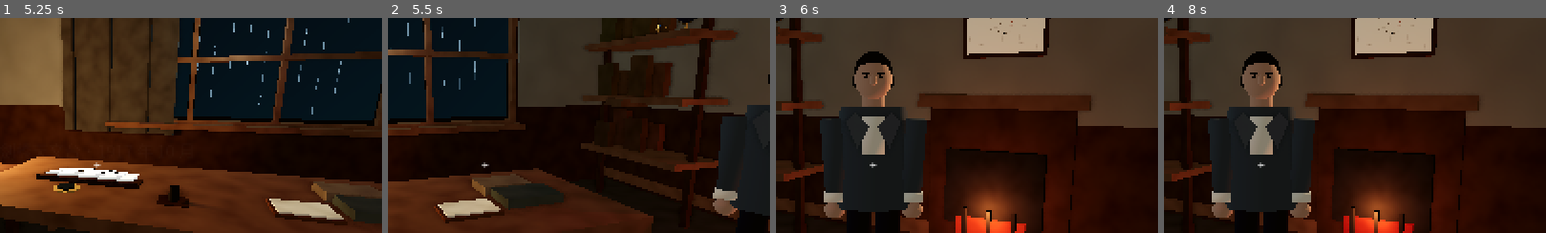
Above: before the commit, frames 1-4 (left to right).
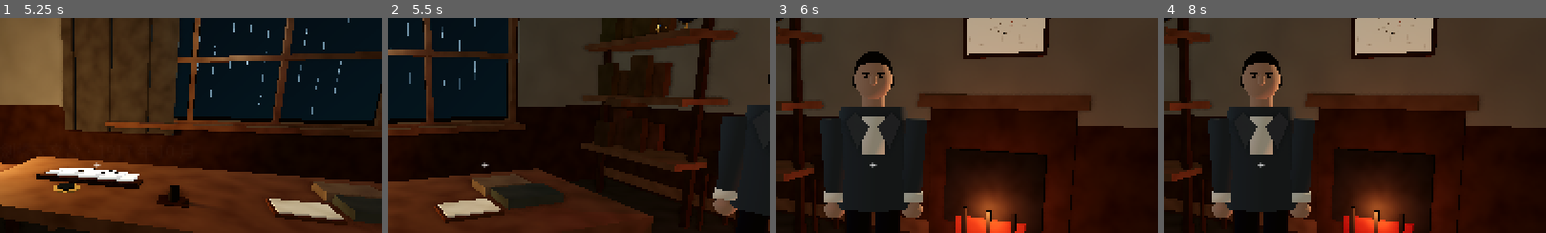
Above: after the commit, the same moments.

Repository: nurockplayer/eddington-1919
Game: Godot game, scene res://scenes/main.tscn
The game is run twice, just before and just after one commit, with the same random seed, the same clock (stepped at 60 frames per second) and the same inputs.
Inputs (mouse positions are % of the whole screen's width and height, from its top left):
- Up to frame 1 (5.25 s): click "序章 劍橋，1917" at 0.5 s; tap Enter (ui_accept) at 1.25, 1.52, 2.75, 3.5, 4.25, 4.52 s; move the mouse to (72, 45) at 1.27 s; hold D (move_right) 1.28-2 s; hold E (interact) 1.28-2 s; click (72, 45) at 1.42 s; drag from (30, 55) to (45, 70) at 2.02 s; move the mouse to (60, 28) at 2.77 s; hold D (move_right) 2.78-3.5 s; tap Left (look_left) at 2.85 s; drag from (45, 70) to (20, 35) at 3.52 s; move the mouse to (80, 65) at 4.27 s; hold A (move_left) 4.28-5 s; tap Up (look_up) at 4.35 s; drag from (20, 35) to (35, 25) at 5.02 s
- Up to frame 2 (5.5 s): no input
- Up to frame 3 (6 s): move the mouse to (55, 50) at 5.77 s; hold S (move_back) from 5.78 s (still down); hold Space (shutter) from 5.78 s (still down); click (55, 50) at 5.92 s
- Up to frame 4 (8 s): release S (move_back) at 6.5 s; release Space (shutter) at 6.5 s; tap Enter (ui_accept) at 6.5 s; drag from (35, 25) to (30, 55) at 6.52 s; click "1. 「那你的糖呢？」" at 7.25 s
The pictures show only the part of the screen within x 37-87%, y 16-66%; the shares and areas given below are measured in that part.

Frame 1 is identical in both runs. In frame 2, 0.2% of the frame differs, in the area x 81-92%, y 65-95%; in frame 3, 0.2%; in frame 4, 0.2%.

Commit message:
decor: a table-top gramophone for the Cambridge room
A side table at the east wall, a hornless cabinet, a green-felt turntable
with a shellac disc and a dark label, and a brass tone arm. spin_gramophone
turns the turntable at 78 rpm only while the record plays.

Co-Authored-By: DeepSeek-V4.1-Flash <noreply@deepseek.com>

Diff:
--- a/scripts/cambridge/star_decor.gd
+++ b/scripts/cambridge/star_decor.gd
@@ -41,7 +41,8 @@
 
 
 static func build(w, brass: Color, dark_wood: Color) -> Dictionary:
-	return {"globe": _globe(w, brass, dark_wood), "chart": _chart(w, dark_wood), "orrery": _orrery(w, brass, dark_wood)}
+	return {"globe": _globe(w, brass, dark_wood), "chart": _chart(w, dark_wood),
+		"orrery": _orrery(w, brass, dark_wood), "gramophone": _gramophone(w, brass, dark_wood)}
 
 
 ## Turn every arm to time t (seconds); the Moon circles the Earth on its own arm.
@@ -99,6 +100,44 @@
 	return orrery
 
 
+## 78 rpm while the record plays; the turntable stands still otherwise.
+static func spin_gramophone(g: Node3D, delta: float, playing: bool) -> void:
+	if not playing:
+		return
+	var turntable := g.get_node_or_null("Turntable") as Node3D
+	if turntable:
+		turntable.rotation.y = fposmod(turntable.rotation.y + TAU * 78.0 / 60.0 * delta, TAU)
+
+
+static func _gramophone(w, brass: Color, dark_wood: Color) -> Node3D:
+	# Music round 2 (proposal): on a side table against the east wall, between the
+	# shelf (z -1.35) and the fireplace (z 1.35). The front faces -x, into the room.
+	var g := Node3D.new()
+	g.name = "Gramophone"
+	g.position = Vector3(3.95, 0, -0.25)
+	g.rotation.y = PI * 0.5
+	w.root.add_child(g)
+	w.box(Vector3(0.5, 0.04, 0.5), Vector3(0, 0.70, 0), dark_wood, g)
+	for x in [-0.21, 0.21]:
+		for z in [-0.21, 0.21]:
+			w.box(Vector3(0.04, 0.68, 0.04), Vector3(x, 0.34, z), dark_wood, g, false)
+	# Hornless table-top cabinet, lid closed.
+	w.box(Vector3(0.42, 0.20, 0.42), Vector3(0, 0.82, 0), dark_wood, g)
+	var turntable := Node3D.new()
+	turntable.name = "Turntable"
+	turntable.position = Vector3(0, 0.92, 0)
+	g.add_child(turntable)
+	w.cyl(0.15, 0.010, Vector3(0, 0.005, 0), Color(0.10, 0.23, 0.13), turntable, false)
+	w.cyl(0.125, 0.005, Vector3(0, 0.012, 0), Color(0.05, 0.05, 0.05), turntable, false)
+	w.cyl(0.04, 0.003, Vector3(0, 0.016, 0), Color(0.36, 0.09, 0.09), turntable, false)
+	# A glint of gold print on the label: without it a spinning disc reads as still.
+	w.cyl(0.006, 0.002, Vector3(0.024, 0.019, 0), brass, turntable, false)
+	w.cyl(0.004, 0.020, Vector3(0, 0.020, 0), brass, turntable, false)
+	# The brass tone arm rests at the disc's edge.
+	w.cyl(0.008, 0.19, Vector3(0.10, 0.945, 0), brass, g, false, Vector3(0, 0, deg_to_rad(80.0)))
+	return g
+
+
 static func _ball(radius: float, color: Color, pos: Vector3) -> MeshInstance3D:
 	var ball := MeshInstance3D.new()
 	var sphere := SphereMesh.new()
